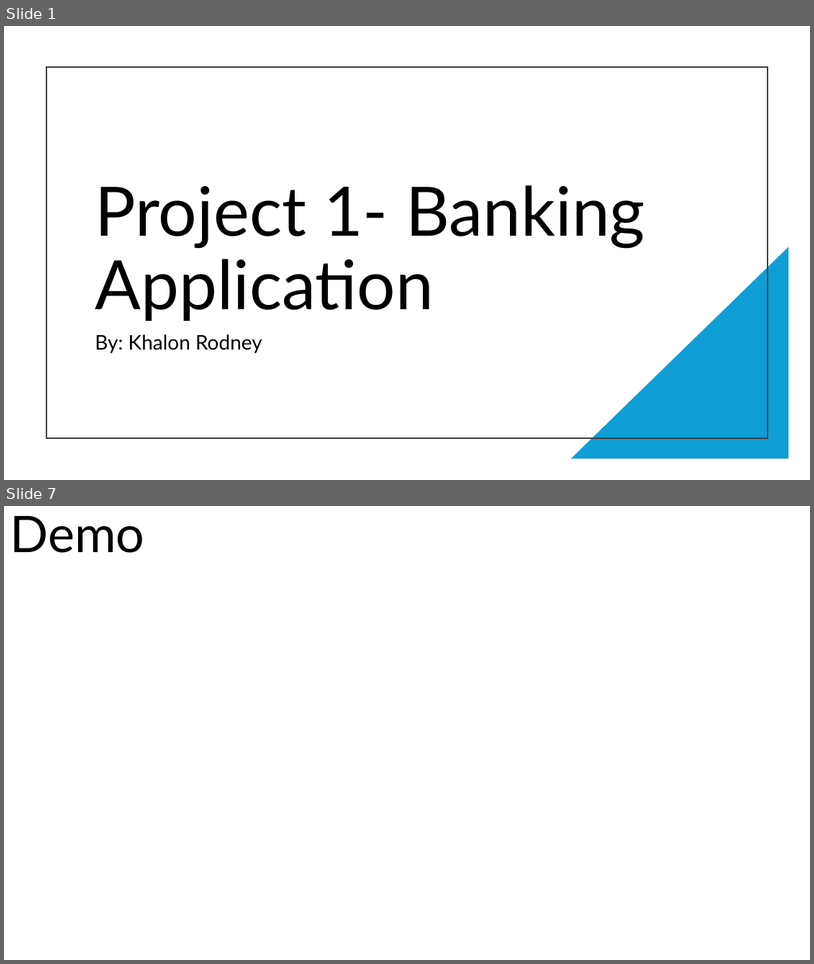
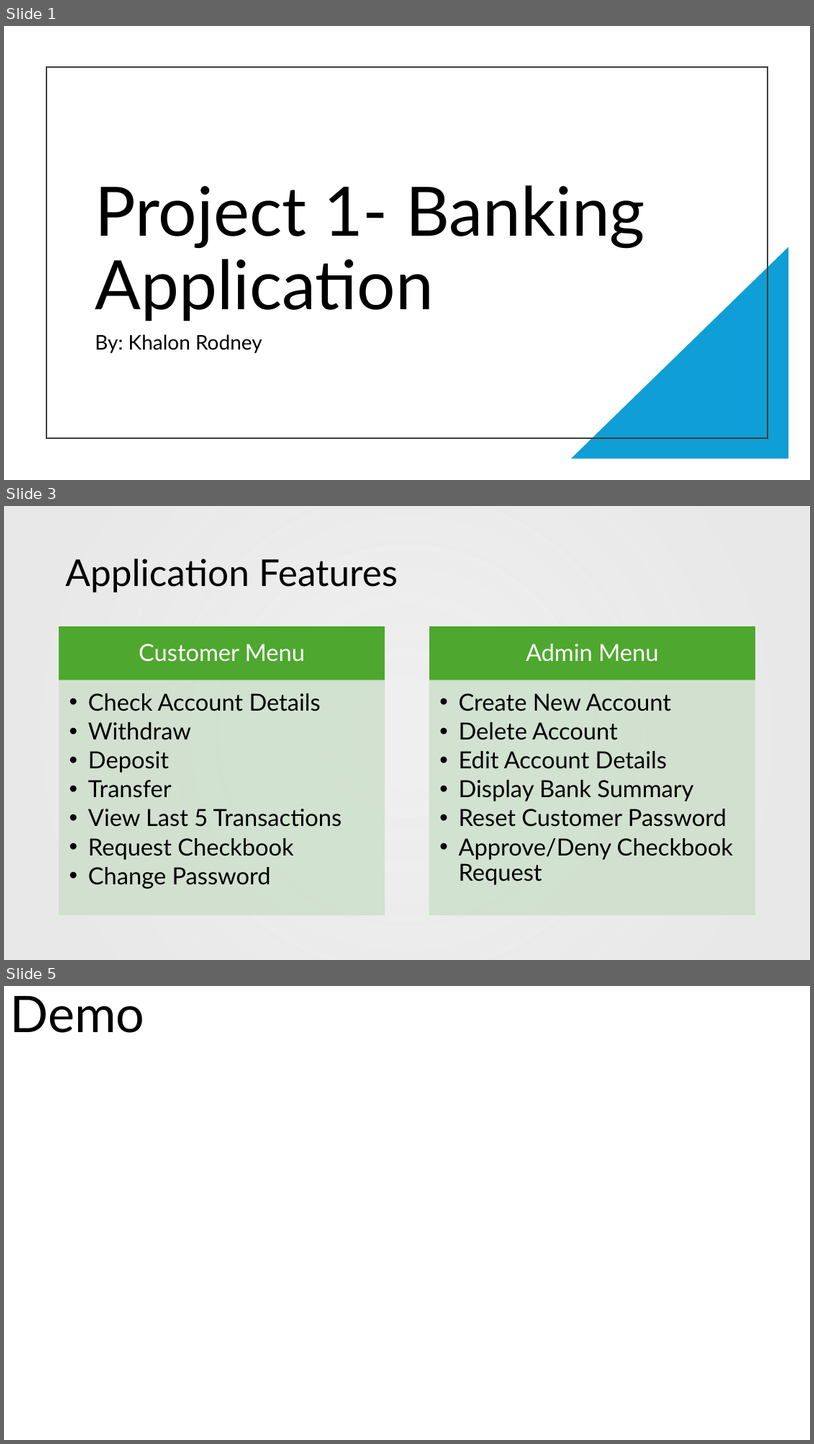
Before and after one commit to KR-Techno/Revature-Projects, a slide deck: Project 1 - bankingAPP/BankingApp Presentation.pptx. Shown one above the other, each under a label of ours: slides 1 and 7 before the commit, slides 1, 3 and 5 after it; the slides between them are not shown. The pictures are 814x964 and 814x1444 pixels, drawn with LibreOffice and Linux fonts; fonts in the diff are those of the drawing; background and template pictures are left out. Boxes give left, top, right and bottom in pixels: in the first picture for what was removed or moved away, otherwise in the second. Text is boxed around its words. In the diff, an @@ line names an element or a change of style, - is before the commit and + after.

```diff
--- a/Project 1 - bankingAPP/BankingApp Presentation.pptx
+++ b/Project 1 - bankingAPP/BankingApp Presentation.pptx
@@ slide 3 added at (x1=4, y1=506, x2=810, y2=960), background picture (left out) @@
@@ rectangle added at (x1=4, y1=506, x2=810, y2=960), fill gradient #E8E8E8 @@
@@ title added at (x1=65, y1=559, x2=398, y2=592), 44 pt, text #000000 @@
+Application Features
@@ group added at (x1=59, y1=627, x2=755, y2=914): 4 rectangles, 4 texts @@
+Customer Menu
+  • Check Account Details
+  • Withdraw
+  • Deposit
+  • Transfer
+  • View Last 5 Transactions
+  • Request Checkbook
+  • Change Password
+Admin Menu
+  • Create New Account
+  • Delete Account
+  • Edit Account Details
+  • Display Bank Summary
+  • Reset Customer Password
+  • Approve/Deny Checkbook Request
@@ what was slide 7 is now slide 5 @@
```
Also in this commit, not shown: 3 slides changed, 1 other slide added, 3 slides removed, 2 other files.
